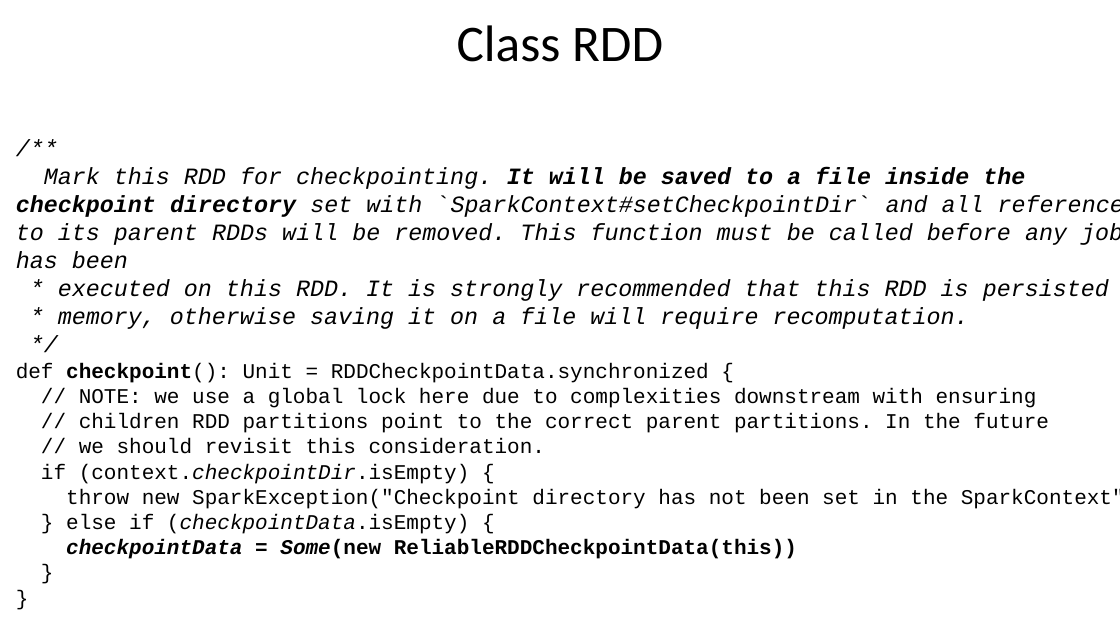
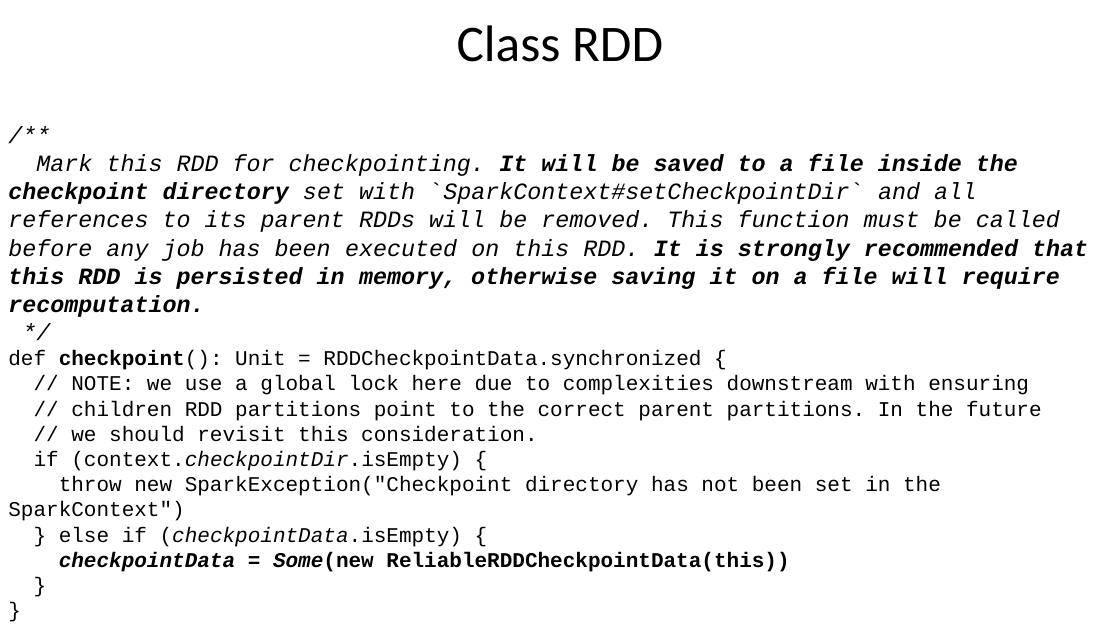
Before and after one commit to nkudinov/apache_spark_pptx, a slide deck: slide 10 of Spark_checkpoint.pptx (slide 8 before the commit). Drawn at 1120x630 pixels with LibreOffice and Linux fonts; fonts in the diff are those of the drawing. Boxes give left, top, right and bottom in pixels: in the first picture for what was removed or moved away, otherwise in the second. Text is boxed around its words. In the diff, an @@ line names an element or a change of style, - is before the commit and + after.

Commit message:
add more details about checkpoint

```diff
--- a/Spark_checkpoint.pptx
+++ b/Spark_checkpoint.pptx
@@ text at bbox=[8, 155, 1088, 572]: text changed @@
-/**
-Mark this RDD for checkpointing. It will be saved to a file inside the checkpoint directory set with `SparkContext#setCheckpointDir` and all references to its parent RDDs will be removed. This function must be called before any job has been
-* executed on this RDD. It is strongly recommended that this RDD is persisted in
-* memory, otherwise saving it on a file will require recomputation.
-*/
-def checkpoint(): Unit = RDDCheckpointData.synchronized {
-// NOTE: we use a global lock here due to complexities downstream with ensuring
-// children RDD partitions point to the correct parent partitions. In the future
-// we should revisit this consideration.
-if (context.checkpointDir.isEmpty) {
-throw new SparkException("Checkpoint directory has not been set in the SparkContext")
-} else if (checkpointData.isEmpty) {
-checkpointData = Some(new ReliableRDDCheckpointData(this))
-}
-}
+/**
+Mark this RDD for checkpointing. It will be saved to a file inside the checkpoint directory set with `SparkContext#setCheckpointDir` and all references to its parent RDDs will be removed. This function must be called before any job has been executed on this RDD. It is strongly recommended that this RDD is persisted in memory, otherwise saving it on a file will require recomputation.
+*/
+def checkpoint(): Unit = RDDCheckpointData.synchronized {
+// NOTE: we use a global lock here due to complexities downstream with ensuring
+// children RDD partitions point to the correct parent partitions. In the future
+// we should revisit this consideration.
+if (context.checkpointDir.isEmpty) {
+throw new SparkException("Checkpoint directory has not been set in the SparkContext")
+} else if (checkpointData.isEmpty) {
+checkpointData = Some(new ReliableRDDCheckpointData(this))
+}
+}
```
Also in this commit, not shown: 6 other slides changed, 4 slides added, 2 slides removed.
